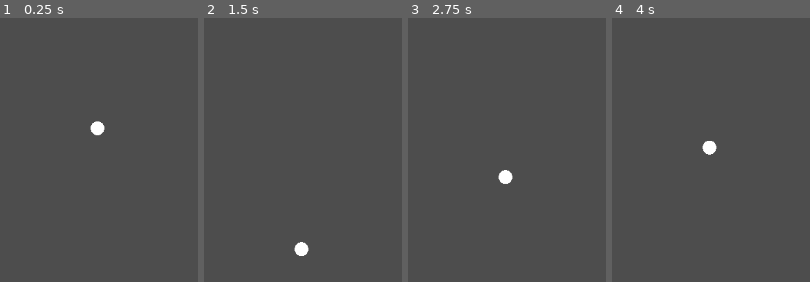
Above: before the commit, frames 1-4 (left to right).
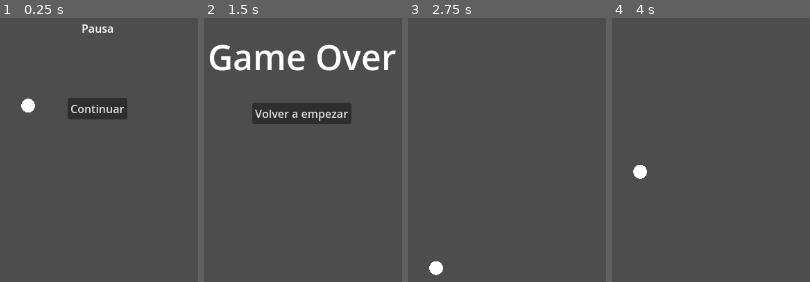
Above: after the commit, the same moments.

Repository: benjaNygit/Godot-ball-jump
Game: Godot game, scene res://Scenes/main.tscn
The game is run twice, just before and just after one commit, with the same random seed, the same clock (stepped at 60 frames per second) and the same inputs. The project has no main scene, so this scene is started directly.
Inputs (mouse positions are in pixels of both pictures, inside the frame that each line leads up to):
- Up to frame 1 (0.25 s): no input
- Up to frame 2 (1.5 s): click (301, 107) at 0.5 s, where only the run after the commit has a clickable "Continuar"
- Up to frame 3 (2.75 s): tap Space (Jump) at 1.52 s; click (505, 113) at 2 s, where only the run after the commit has a clickable "Volver a empezar"
- Up to frame 4 (4 s): tap Space (Jump) at 3.02 s; click (709, 113) at 3.5 s, where only the run after the commit has a clickable "Volver a empezar"

The runs differ from the first frame. In frame 1, 3.2% of the frame differs, in the area x 10-65%, y 2-45%; in frame 2, 7.6%, in the area x 3-97%, y 9-91%; in frame 3, 0.6%; in frame 4, 0.6%.

Commit message:
Start Game al iniciar

Diff:
--- a/Scripts/GameController.gd
+++ b/Scripts/GameController.gd
@@ -1,6 +1,10 @@
 extends Node2D
 
 @export var start_point : Marker2D
+
+func _ready():
+	start_game()
+	pause()
 
 # Pausar el juego
 func _input(event):
